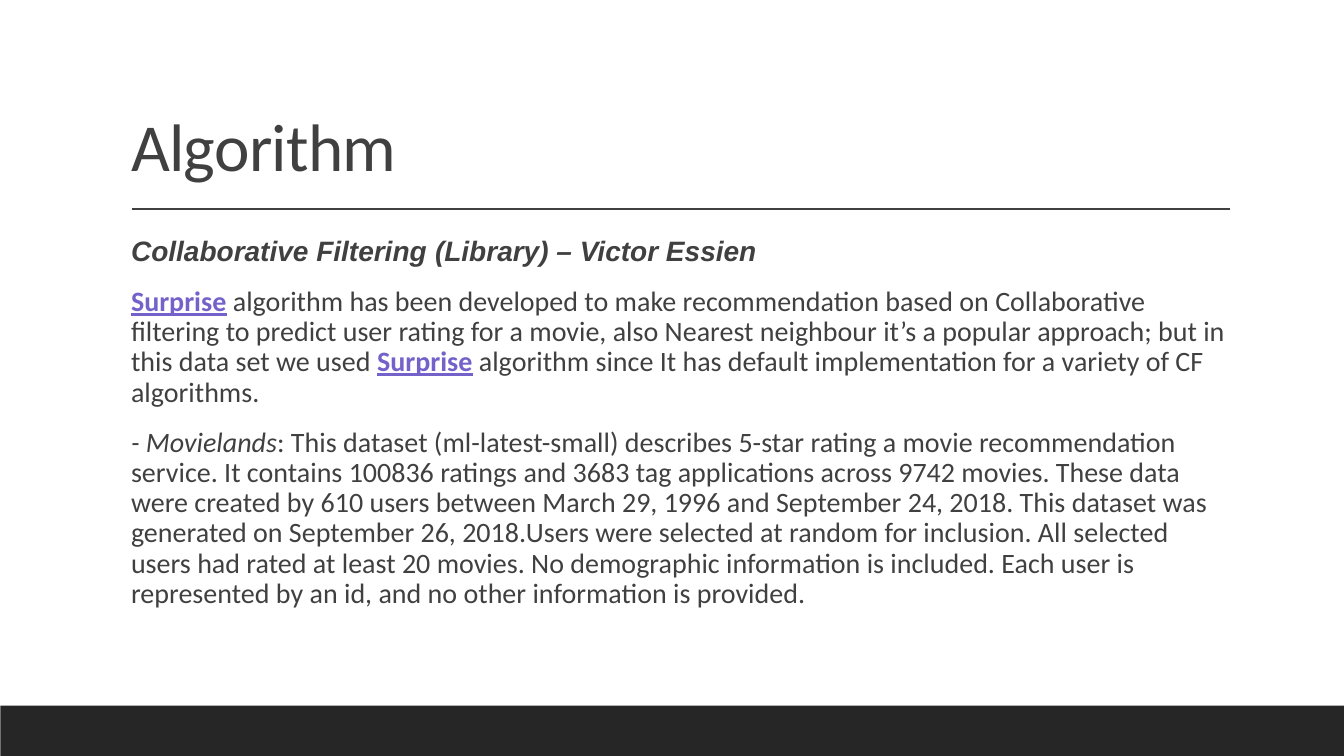
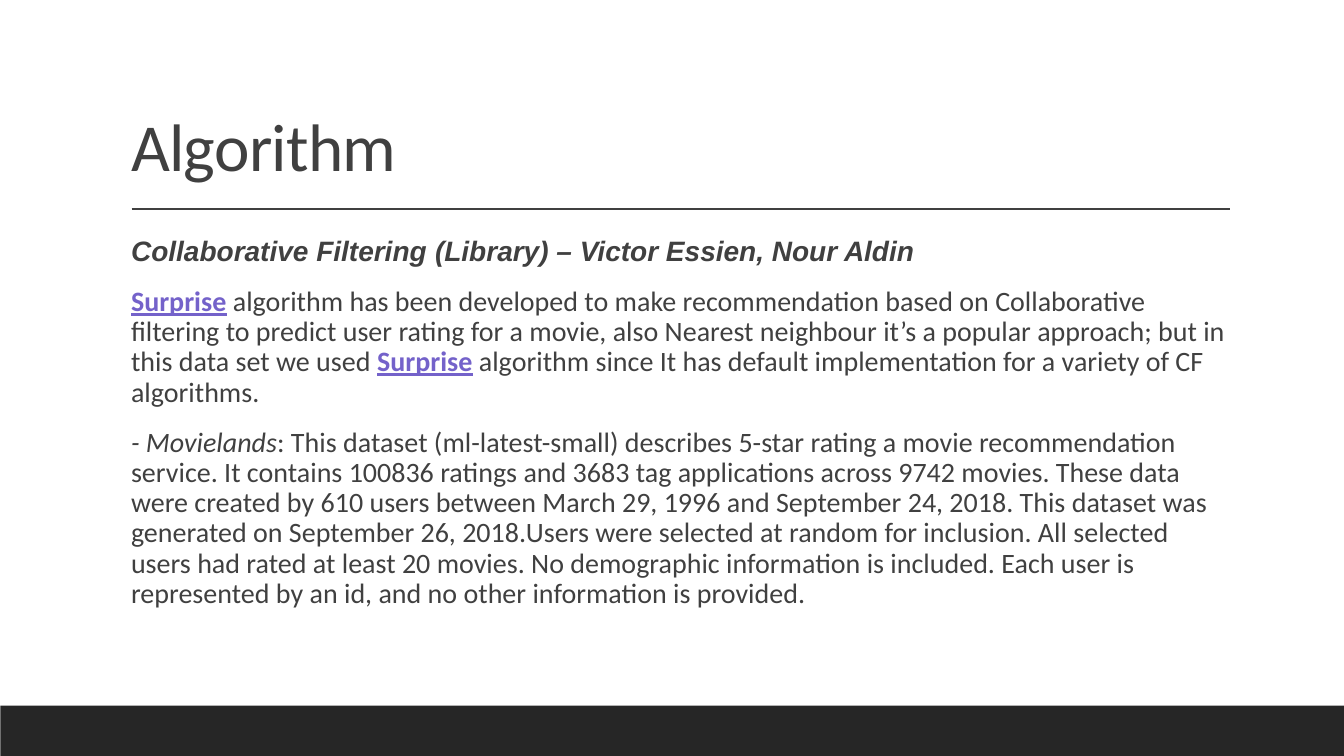
Before and after one commit to Data-Mining-Algorithms/Data-Mining-Algorithms, a slide deck: slide 7 of Data Mining presentation.pptx. Drawn at 1344x756 pixels with LibreOffice and Linux fonts; fonts in the diff are those of the drawing. Boxes give left, top, right and bottom in pixels: in the first picture for what was removed or moved away, otherwise in the second. Text is boxed around its words. In the diff, an @@ line names an element or a change of style, - is before the commit and + after.

```diff
--- a/Data Mining presentation.pptx
+++ b/Data Mining presentation.pptx
@@ text at (131,240,914,266): text changed @@
-  Collaborative Filtering (Library) – Victor Essien
+  Collaborative Filtering (Library) – Victor Essien, Nour Aldin
```
